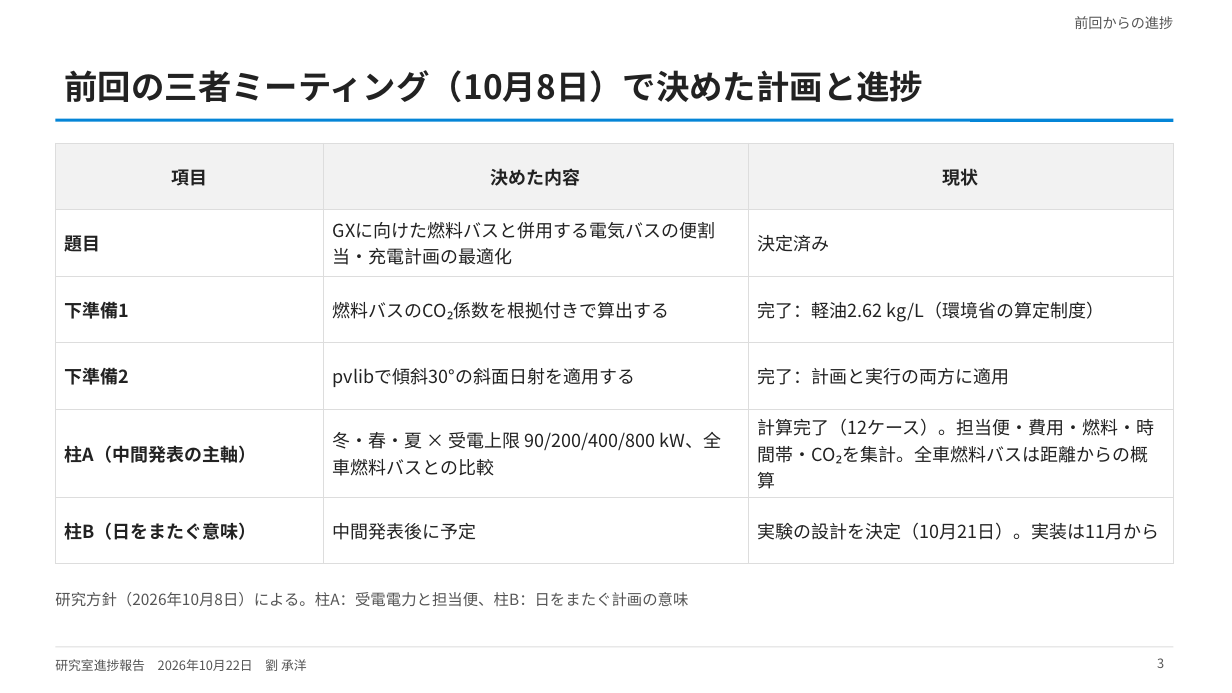
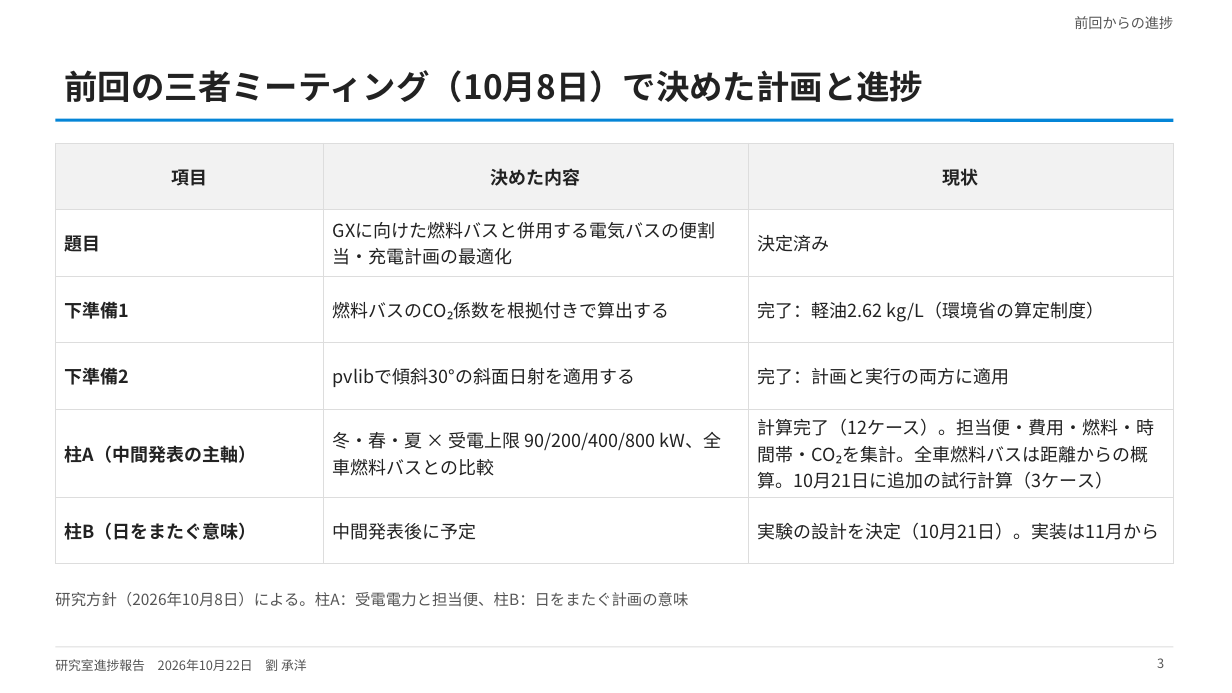
Before and after one commit to CYLIU2003/master-course, a slide deck: slide 3 of outcome/2026-10-22_lab_progress/lab_progress_20261022.pptx. Drawn at 1232x693 pixels with LibreOffice and Linux fonts; fonts in the diff are those of the drawing. Boxes give left, top, right and bottom in pixels: in the first picture for what was removed or moved away, otherwise in the second. Text is boxed around its words. In the diff, an @@ line names an element or a change of style, - is before the commit and + after.

```diff
--- a/outcome/2026-10-22_lab_progress/lab_progress_20261022.pptx
+++ b/outcome/2026-10-22_lab_progress/lab_progress_20261022.pptx
@@ table at bbox=[55, 143, 1174, 544] @@
-row 5, column 3: 計算完了（12ケース）。担当便・費用・燃料・時間帯・CO₂を集計。全車燃料バスは距離からの概算
+row 5, column 3: 計算完了（12ケース）。担当便・費用・燃料・時間帯・CO₂を集計。全車燃料バスは距離からの概算。10月21日に追加の試行計算（3ケース）
```
Also in this commit, not shown: 8 other slides changed, 1 slide added, 2 other files.
